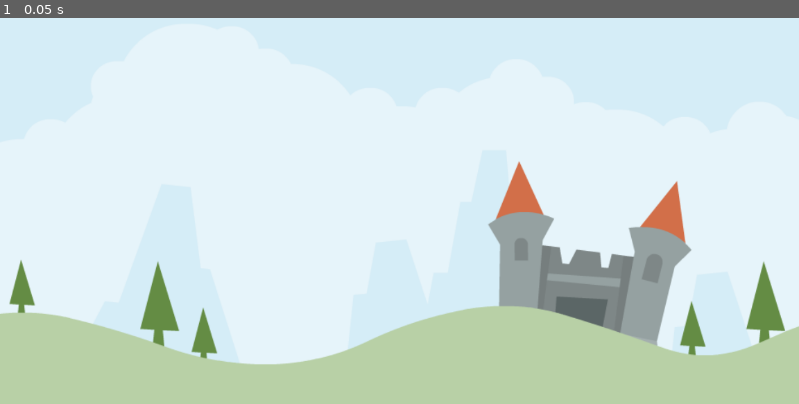
Above: before the commit, frame 1.
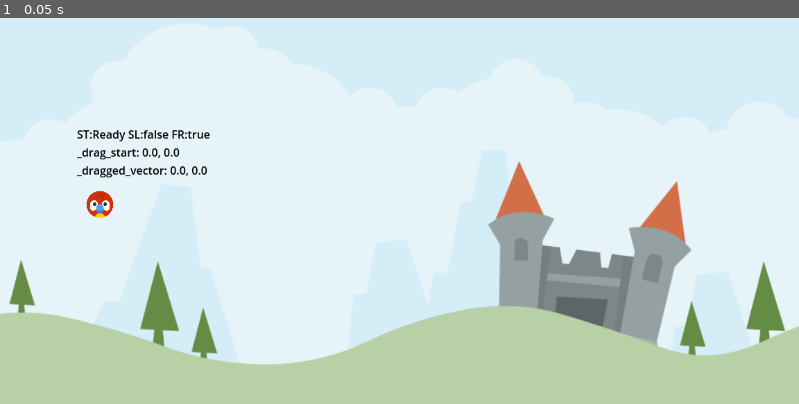
Above: after the commit, the same moment.

Repository: sufkis/angry-animals
Game: Godot game, scene res://Scenes/LevelBase/LevelBase.tscn
Same seed, same stepped clock (60 frames per second), same inputs: the game is played once before the commit and once after it. Before the commit the project has no main scene; this scene is started directly in both runs.
Inputs:
- Up to frame 1 (0.05 s): no input

The runs differ from the first frame. In frame 1, 0.8% of the frame differs, in the area x 9-27%, y 29-52%.

Commit message:
Add base debugging script

Diff:
--- /dev/null
+++ b/Scenes/Animal/Animal.gd
@@ -0,0 +1,50 @@
+extends RigidBody2D
+
+enum AnimalState { Ready, Drag, Release }
+
+@onready var debug_label: Label = $DebugLabel
+@onready var arrow: Sprite2D = $Arrow
+@onready var strech_sound: AudioStreamPlayer2D = $StrechSound
+@onready var launch_sound: AudioStreamPlayer2D = $LaunchSound
+@onready var kick_sound: AudioStreamPlayer2D = $KickSound
+
+var _state: AnimalState = AnimalState.Ready
+var _start: Vector2 = Vector2.ZERO
+var _drag_start: Vector2 = Vector2.ZERO
+var _dragged_vector: Vector2 = Vector2.ZERO
+var _arrow_scale_x: float = 0.0
+
+func _ready() -> void:
+	setup()
+
+func setup() -> void:
+	_arrow_scale_x = arrow.scale.x
+	arrow.hide()
+	_start = position
+
+
+func _physics_process(delta: float) -> void:
+	update_debug_label()
+
+func update_debug_label() -> void:
+	var debug_string: String = "ST:%s SL:%s FR:%s\n" % [
+		AnimalState.keys()[_state], sleeping, freeze
+	]
+	debug_string += "_drag_start: %.1f, %.1f\n" % [_drag_start.x, _drag_start.y]
+	debug_string += "_dragged_vector: %.1f, %.1f" % [_dragged_vector.x, _dragged_vector.y]
+	debug_label.text = debug_string
+
+func _on_input_event(viewport: Node, event: InputEvent, shape_idx: int) -> void:
+	pass
+
+
+func _on_visible_on_screen_notifier_2d_screen_exited() -> void:
+	pass
+
+
+func _on_sleeping_state_changed() -> void:
+	pass # Replace with function body.
+
+
+func _on_body_entered(body: Node) -> void:
+	pass # Replace with function body.
--- /dev/null
+++ b/Scenes/Animal/Animal.tscn
@@ -0,0 +1,59 @@
+[gd_scene load_steps=9 format=3 uid="uid://bgwwpcx6dn0ls"]
+
+[ext_resource type="Script" uid="uid://bquo3dctosq0b" path="res://Scenes/Animal/Animal.gd" id="1_x85cc"]
+[ext_resource type="Texture2D" uid="uid://o3pd60qkqyj3" path="res://Assets/player/parrot.png" id="2_5swx0"]
+[ext_resource type="Texture2D" uid="uid://eq2enxkjcsqp" path="res://Assets/items/arrow.png" id="3_fsxl2"]
+[ext_resource type="AudioStream" uid="uid://c5nxd2hjfk71a" path="res://Assets/audio/stretch2.ogg" id="4_dl82p"]
+[ext_resource type="AudioStream" uid="uid://casog2k24eelr" path="res://Assets/audio/catapult.ogg" id="5_pf3qi"]
+[ext_resource type="AudioStream" uid="uid://b5vakf4dbhq0q" path="res://Assets/audio/kick_wood.ogg" id="6_756cb"]
+
+[sub_resource type="PhysicsMaterial" id="PhysicsMaterial_x85cc"]
+bounce = 0.2
+
+[sub_resource type="CircleShape2D" id="CircleShape2D_englr"]
+radius = 19.026299
+
+[node name="Animal" type="RigidBody2D"]
+physics_material_override = SubResource("PhysicsMaterial_x85cc")
+freeze = true
+contact_monitor = true
+max_contacts_reported = 1
+script = ExtResource("1_x85cc")
+
+[node name="Sprite2D" type="Sprite2D" parent="."]
+scale = Vector2(0.15, 0.15)
+texture = ExtResource("2_5swx0")
+
+[node name="CollisionShape2D" type="CollisionShape2D" parent="."]
+shape = SubResource("CircleShape2D_englr")
+
+[node name="DebugLabel" type="Label" parent="."]
+offset_left = -33.0
+offset_top = -113.0
+offset_right = 7.0
+offset_bottom = -64.0
+theme_override_colors/font_color = Color(0, 0, 0, 1)
+text = "000
+000"
+
+[node name="Arrow" type="Sprite2D" parent="."]
+scale = Vector2(0.3, 0.3)
+texture = ExtResource("3_fsxl2")
+offset = Vector2(150, 0)
+
+[node name="StrechSound" type="AudioStreamPlayer2D" parent="."]
+stream = ExtResource("4_dl82p")
+
+[node name="LaunchSound" type="AudioStreamPlayer2D" parent="."]
+stream = ExtResource("5_pf3qi")
+
+[node name="KickSound" type="AudioStreamPlayer2D" parent="."]
+stream = ExtResource("6_756cb")
+
+[node name="VisibleOnScreenNotifier2D" type="VisibleOnScreenNotifier2D" parent="."]
+position = Vector2(-14, -73)
+
+[connection signal="body_entered" from="." to="." method="_on_body_entered"]
+[connection signal="input_event" from="." to="." method="_on_input_event"]
+[connection signal="sleeping_state_changed" from="." to="." method="_on_sleeping_state_changed"]
+[connection signal="screen_exited" from="VisibleOnScreenNotifier2D" to="." method="_on_visible_on_screen_notifier_2d_screen_exited"]
--- /dev/null
+++ b/Scenes/Barrier/Barrier.tscn
@@ -0,0 +1,16 @@
+[gd_scene load_steps=3 format=3 uid="uid://pht6oapbw7km"]
+
+[sub_resource type="WorldBoundaryShape2D" id="WorldBoundaryShape2D_cen7u"]
+distance = -35.0
+
+[sub_resource type="WorldBoundaryShape2D" id="WorldBoundaryShape2D_s5pkv"]
+distance = -687.0
+
+[node name="Barrier" type="StaticBody2D"]
+
+[node name="Upper" type="CollisionShape2D" parent="."]
+rotation = 3.1415927
+shape = SubResource("WorldBoundaryShape2D_cen7u")
+
+[node name="Lower" type="CollisionShape2D" parent="."]
+shape = SubResource("WorldBoundaryShape2D_s5pkv")
--- a/Scenes/LevelBase/LevelBase.tscn
+++ b/Scenes/LevelBase/LevelBase.tscn
@@ -1,6 +1,7 @@
-[gd_scene load_steps=2 format=3 uid="uid://jxlrtvy20i38"]
+[gd_scene load_steps=3 format=3 uid="uid://jxlrtvy20i38"]
 
 [ext_resource type="Texture2D" uid="uid://ds3kaewafhbh" path="res://Assets/scene/colored_castle.png" id="1_5ufo3"]
+[ext_resource type="PackedScene" uid="uid://bgwwpcx6dn0ls" path="res://Scenes/Animal/Animal.tscn" id="2_bgw71"]
 
 [node name="LevelBase" type="Node2D"]
 
@@ -8,3 +9,6 @@
 position = Vector2(565, 380)
 scale = Vector2(1.1933594, 1.1933594)
 texture = ExtResource("1_5ufo3")
+
+[node name="Animal" parent="." instance=ExtResource("2_bgw71")]
+position = Vector2(144, 360)
--- a/project.godot
+++ b/project.godot
@@ -11,6 +11,7 @@
 [application]
 
 config/name="Angry Animals"
+run/main_scene="uid://jxlrtvy20i38"
 config/features=PackedStringArray("4.5", "Forward Plus")
 config/icon="res://icon.svg"
 
Not shown, added: Scenes/Animal/Animal.gd.uid
